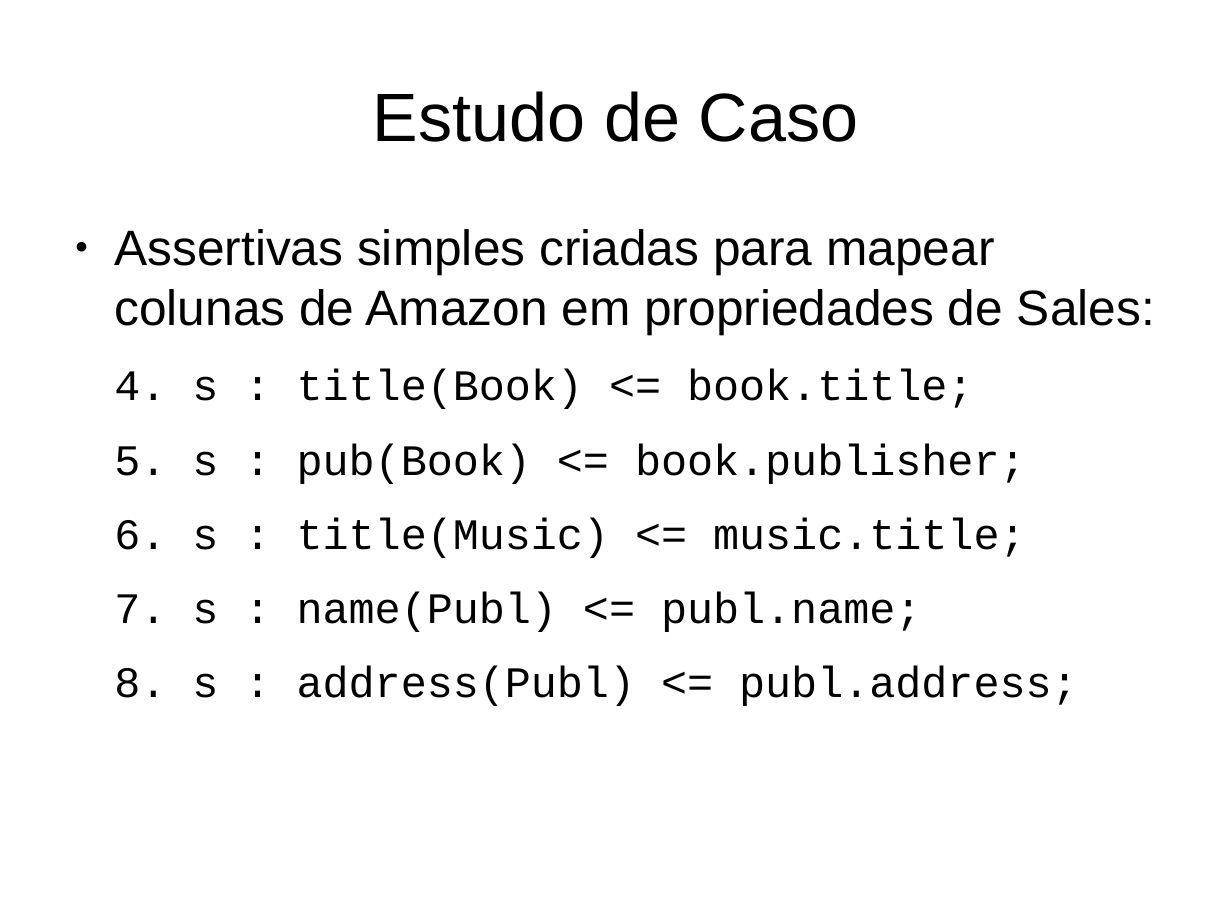
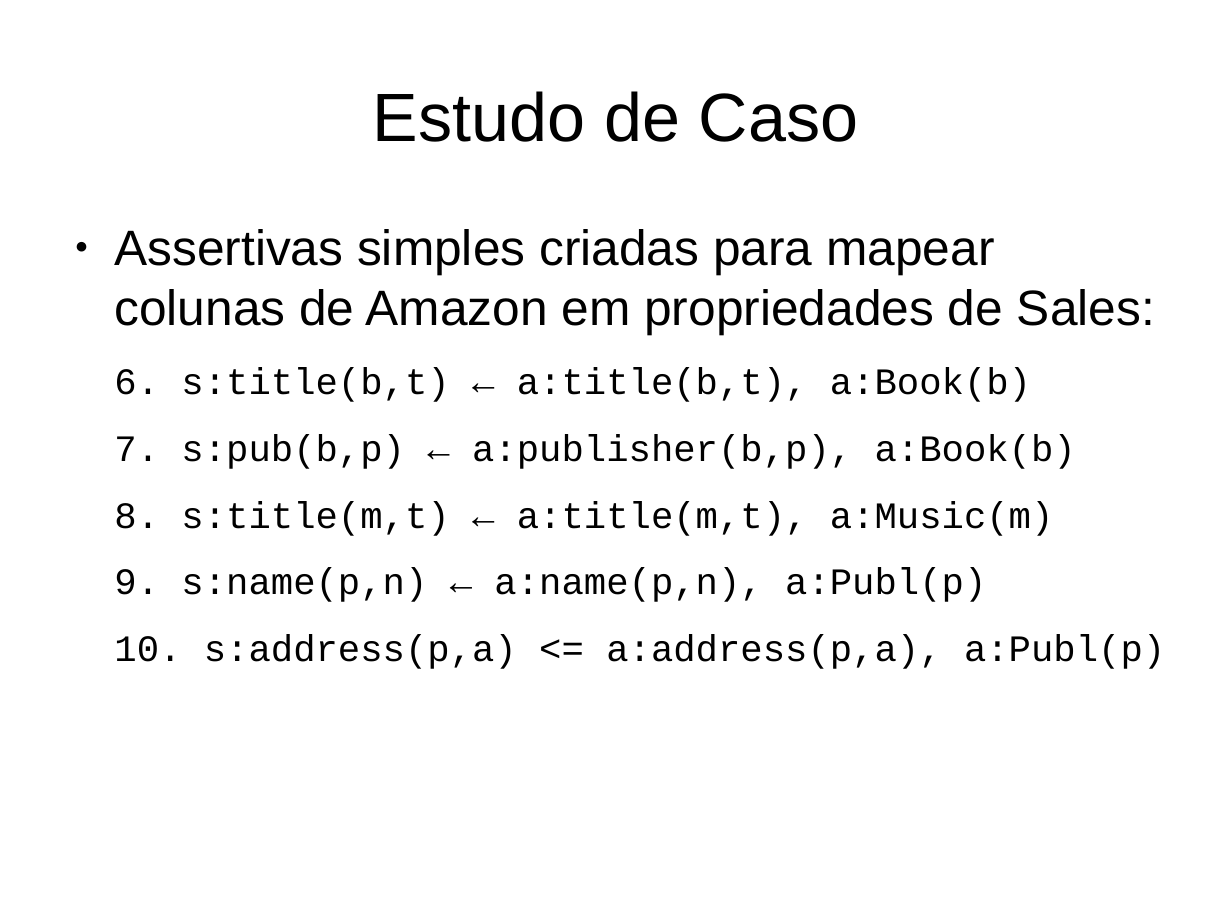
Before and after one commit to luiseufrasio/mestrado-ufc-eufrasio, a slide deck: slide 50 of docs/proposta.odp (slide 30 before the commit). Drawn at 1232x924 pixels with LibreOffice and Linux fonts; fonts in the diff are those of the drawing. Boxes give left, top, right and bottom in pixels: in the first picture for what was removed or moved away, otherwise in the second. Text is boxed around its words. In the diff, an @@ line names an element or a change of style, - is before the commit and + after.

```diff
--- a/docs/proposta.odp
+++ b/docs/proposta.odp
@@ text at bbox=[114, 368, 1165, 669]: text changed; size 28 to 24 pt @@
-4. s : title(Book) <= book.title;
-5. s : pub(Book) <= book.publisher;
-6. s : title(Music) <= music.title;
-7. s : name(Publ) <= publ.name;
-8. s : address(Publ) <= publ.address;
+6. s:title(b,t) ← a:title(b,t), a:Book(b)
+7. s:pub(b,p) ← a:publisher(b,p), a:Book(b)
+8. s:title(m,t) ← a:title(m,t), a:Music(m)
+9. s:name(p,n) ← a:name(p,n), a:Publ(p)
+10. s:address(p,a) <= a:address(p,a), a:Publ(p)
```
Also in this commit, not shown: 25 other slides changed, 42 slides added, 9 slides removed.
